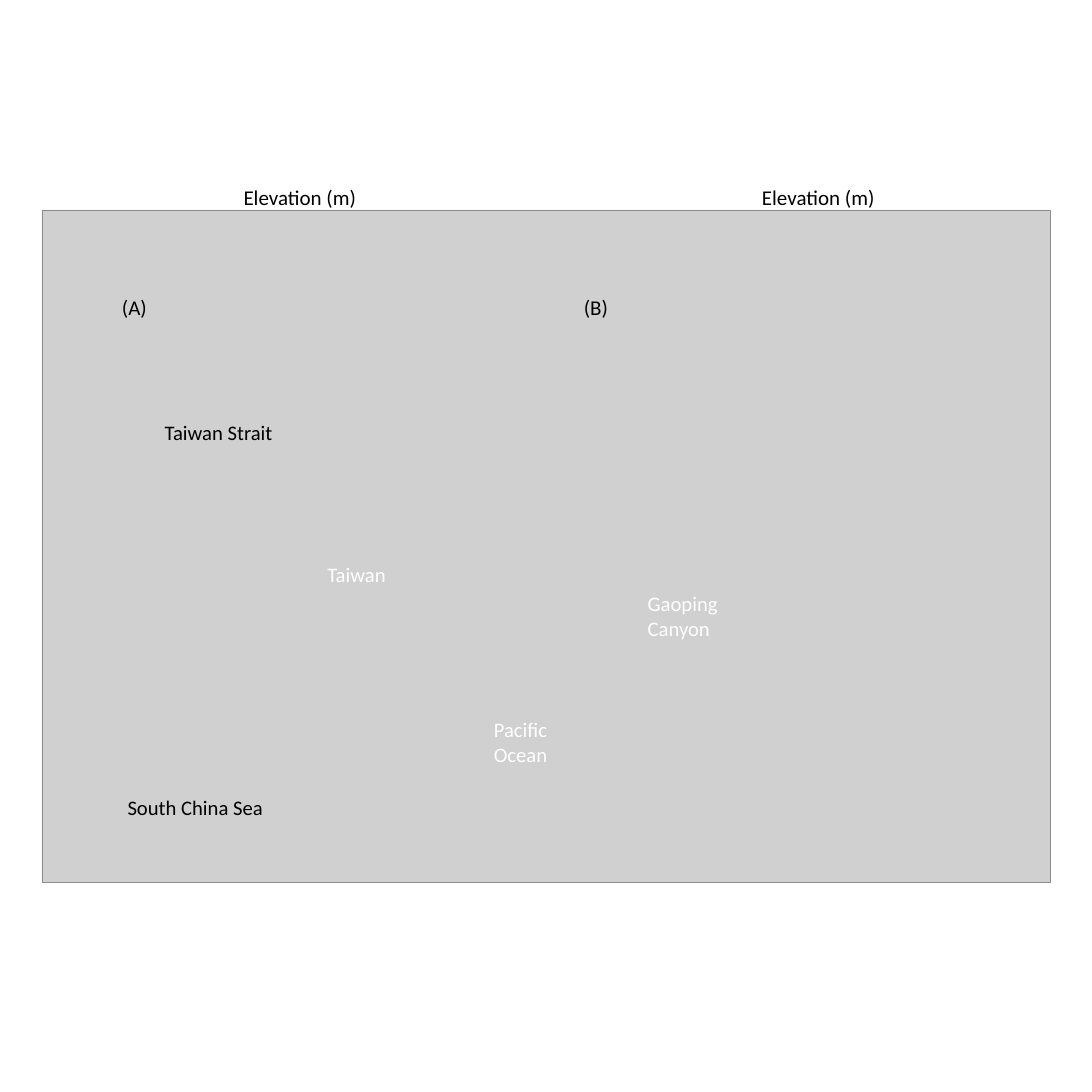
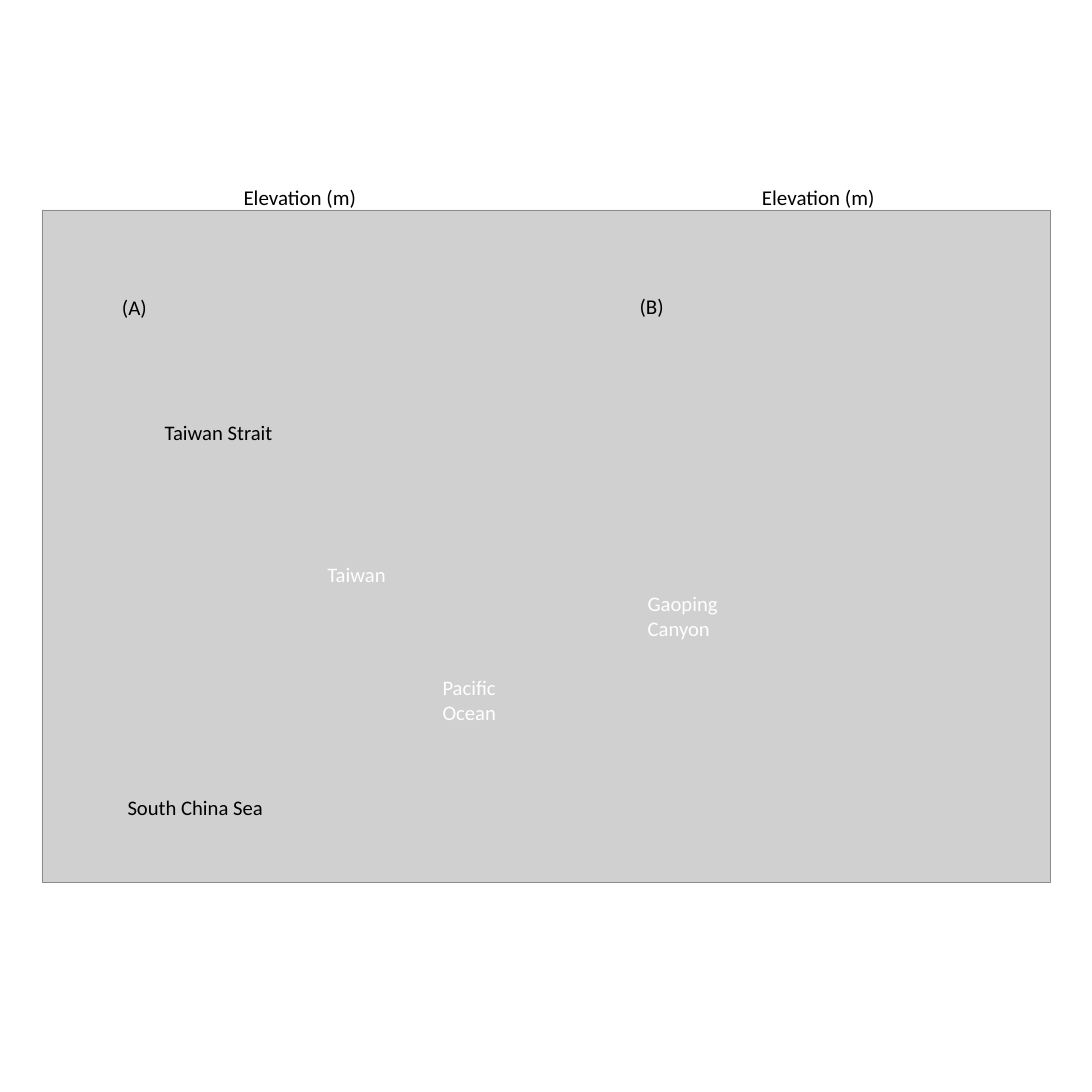
Before and after one commit to chihlinwei/bbbs, a slide deck: slide 1 of ppt/Fig.pptx. Drawn at 1092x1092 pixels with LibreOffice and Linux fonts; fonts in the diff are those of the drawing; grey boxes stand for pictures. Boxes give left, top, right and bottom in pixels: in the first picture for what was removed or moved away, otherwise in the second. Text is boxed around its words. In the diff, an @@ line names an element or a change of style, - is before the commit and + after.

```diff
--- a/ppt/Fig.pptx
+++ b/ppt/Fig.pptx
@@ text "(B)": place and size @@
-text "(B)" at bbox=[584, 300, 608, 318]
+text "(B)" at bbox=[640, 299, 664, 317]
@@ text "Pacific Ocean": place and size @@
-text "Pacific Ocean" at bbox=[494, 723, 547, 762]
+text "Pacific Ocean" at bbox=[443, 681, 496, 720]
```
Also in this commit, not shown: 9 other files.
